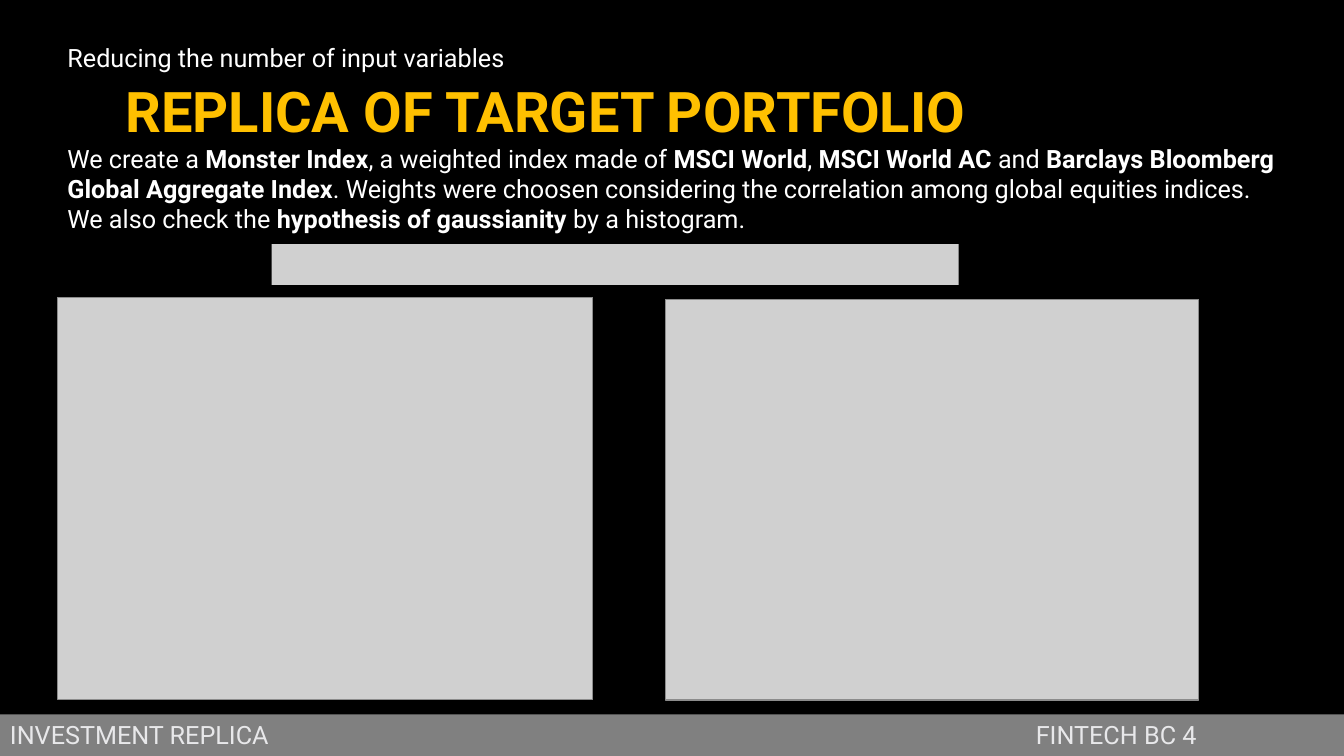
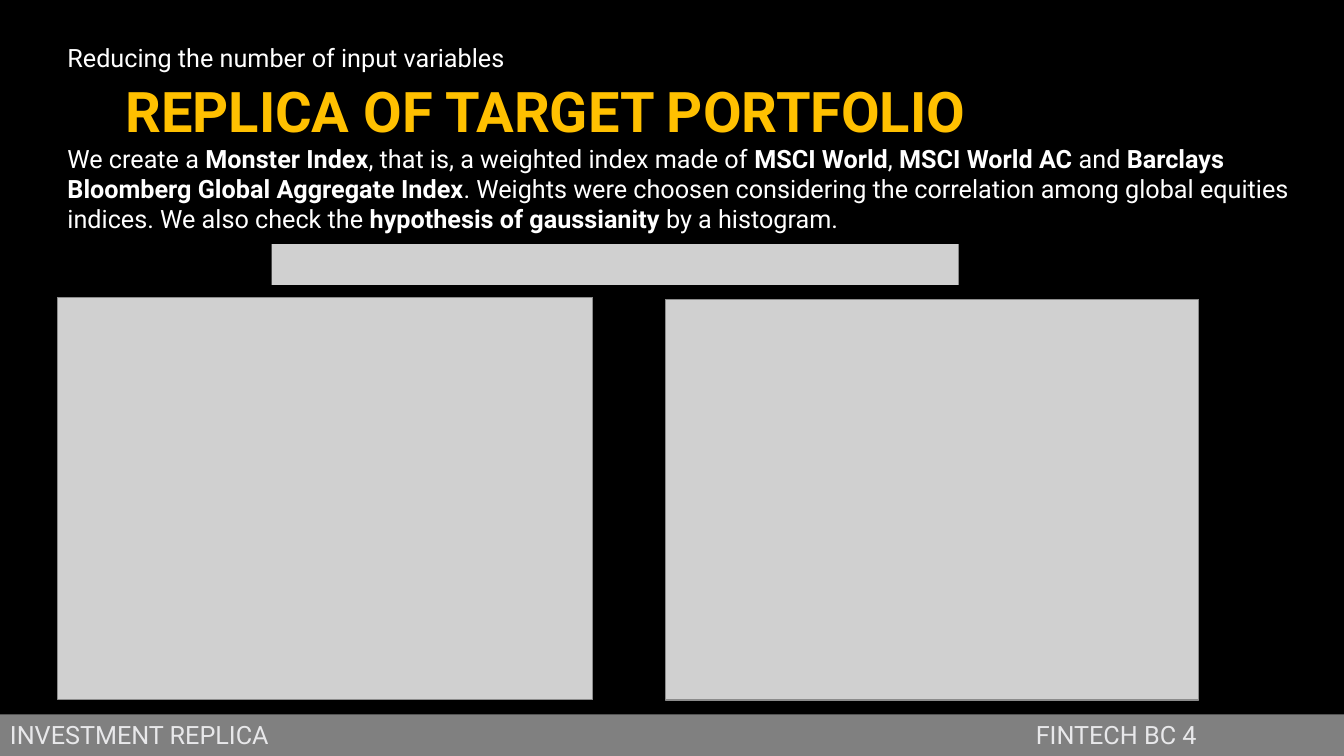
Before and after one commit to jstringara/Fintech, a slide deck: slide 5 of BC4/Bozza.pptx. Drawn at 1344x756 pixels with LibreOffice and Linux fonts; fonts in the diff are those of the drawing; grey boxes stand for pictures; background and template pictures are left out. Boxes give left, top, right and bottom in pixels: in the first picture for what was removed or moved away, otherwise in the second. Text is boxed around its words. In the diff, an @@ line names an element or a change of style, - is before the commit and + after.

Commit message:
Spell check

```diff
--- a/BC4/Bozza.pptx
+++ b/BC4/Bozza.pptx
@@ text at [67,149,1288,234]: text changed @@
-We create a Monster Index, a weighted index made of MSCI World, MSCI World AC and Barclays Bloomberg Global Aggregate Index. Weights were choosen considering the correlation among global equities indices. We also check the hypothesis of gaussianity by a histogram.
+We create a Monster Index, that is, a weighted index made of MSCI World, MSCI World AC and Barclays Bloomberg Global Aggregate Index. Weights were choosen considering the correlation among global equities indices. We also check the hypothesis of gaussianity by a histogram.
```
Also in this commit, not shown: 6 other slides changed.
